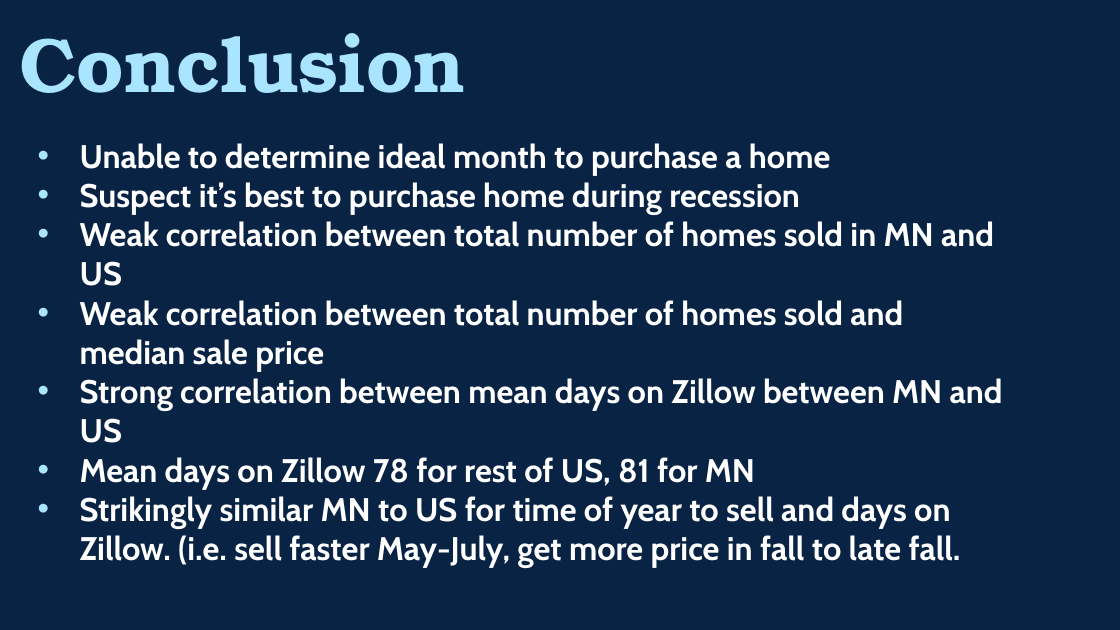
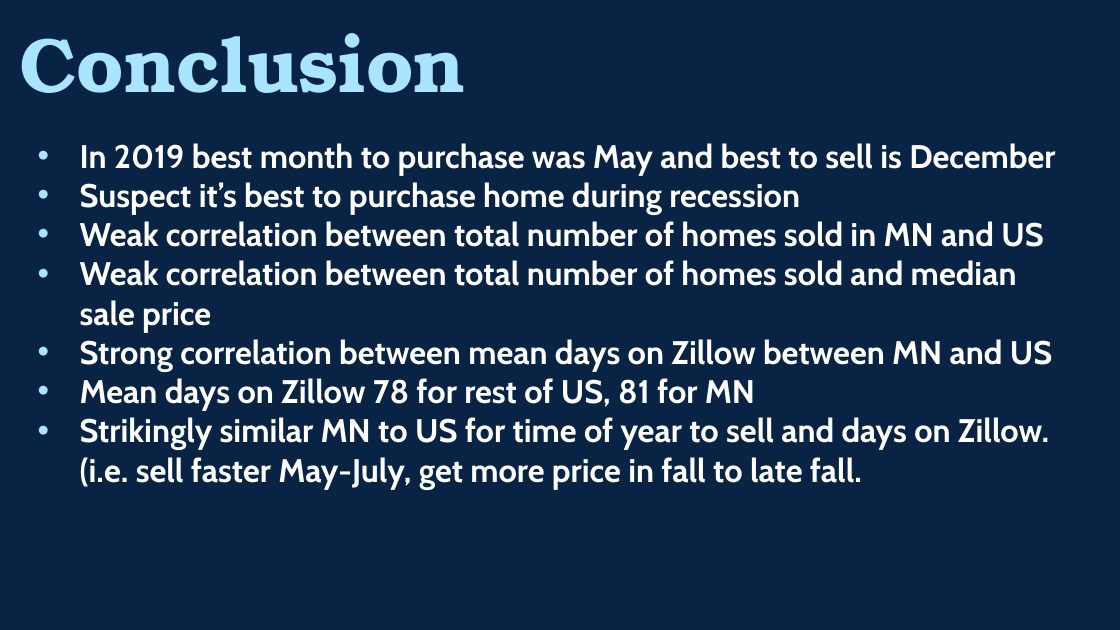
Before and after one commit to NotAWizYet/Project-One, a slide deck: slide 14 of Zillow_Powerpoint.pptx. Drawn at 1120x630 pixels with LibreOffice and Linux fonts; fonts in the diff are those of the drawing. Boxes give left, top, right and bottom in pixels: in the first picture for what was removed or moved away, otherwise in the second. Text is boxed around its words. In the diff, an @@ line names an element or a change of style, - is before the commit and + after.

```diff
--- a/Zillow_Powerpoint.pptx
+++ b/Zillow_Powerpoint.pptx
@@ text at <box>80,143,1055,176</box>: text changed @@
-• Unable to determine ideal month to purchase a home
+• In 2019 best month to purchase was May and best to sell is December
```
Also in this commit, not shown: 1 other slide changed, 3 other files.
